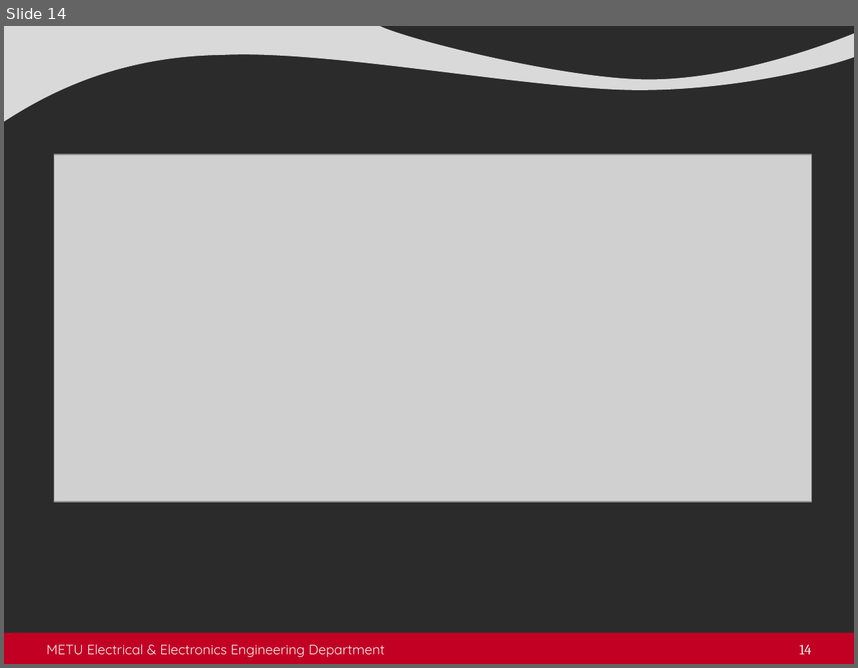
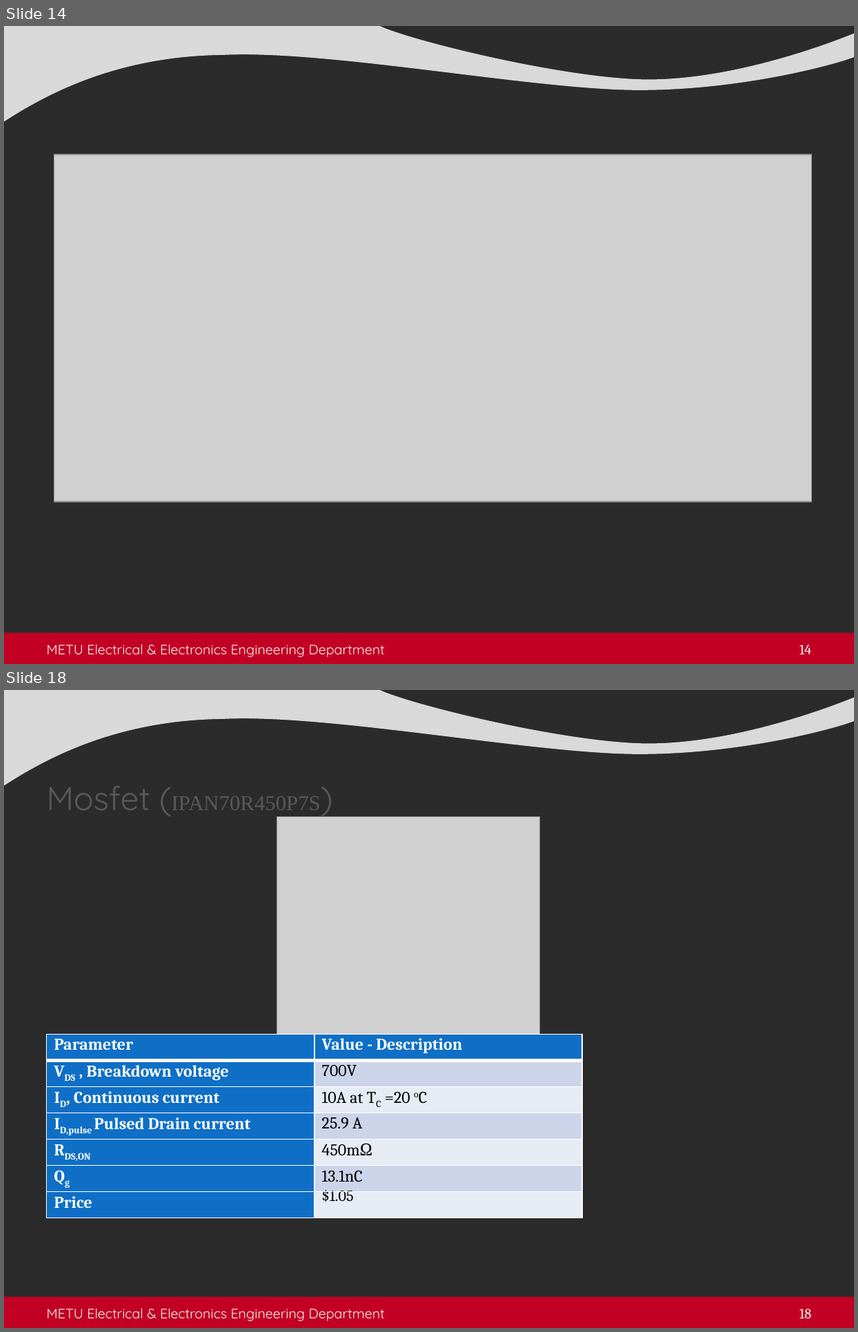
Before and after one commit to busranurkocak/EE464-Term-Project, a slide deck: Presentation/Isolated_presentation.pptx. Shown one above the other, each under a label of ours: slide 14 before the commit, slides 14 and 18 after it; the slides between them are not shown. The pictures are 858x668 and 858x1332 pixels, drawn with LibreOffice and Linux fonts; fonts in the diff are those of the drawing; grey boxes stand for pictures; background and template pictures are left out; a plain dark background stands for a picture behind light text. Boxes give left, top, right and bottom in pixels: in the first picture for what was removed or moved away, otherwise in the second. Text is boxed around its words. In the diff, an @@ line names an element or a change of style, - is before the commit and + after.

Commit message:
components added

```diff
--- a/Presentation/Isolated_presentation.pptx
+++ b/Presentation/Isolated_presentation.pptx
@@ slide 18 added at bbox=[4, 690, 854, 1328], background picture (left out); not listed: 2 template elements that a slide beside it also shows @@
@@ title added at bbox=[47, 786, 321, 810], 18 pt, text #595959 @@
+Mosfet (IPAN70R450P7S)
@@ picture added at bbox=[277, 817, 539, 1209] @@
@@ table added at bbox=[47, 1034, 582, 1217], 7 rows, 2 columns @@
+Parameter | Value - Description
+VDS , Breakdown voltage | 700V
+ID, Continuous current | 10A at TC =20 oC
+ID,pulse Pulsed Drain current | 25.9 A
+RDS,ON | 450mΩ
+Qg | 13.1nC
+Price | $1.05
@@ text added at bbox=[47, 1308, 385, 1321], 11.5 pt, text #F2F2F2 @@
+METU Electrical & Electronics Engineering Department
@@ page number added at bbox=[800, 1308, 811, 1318], 12 pt, text #F2F2F2 @@
+18
```
Also in this commit, not shown: 12 other slides added.
